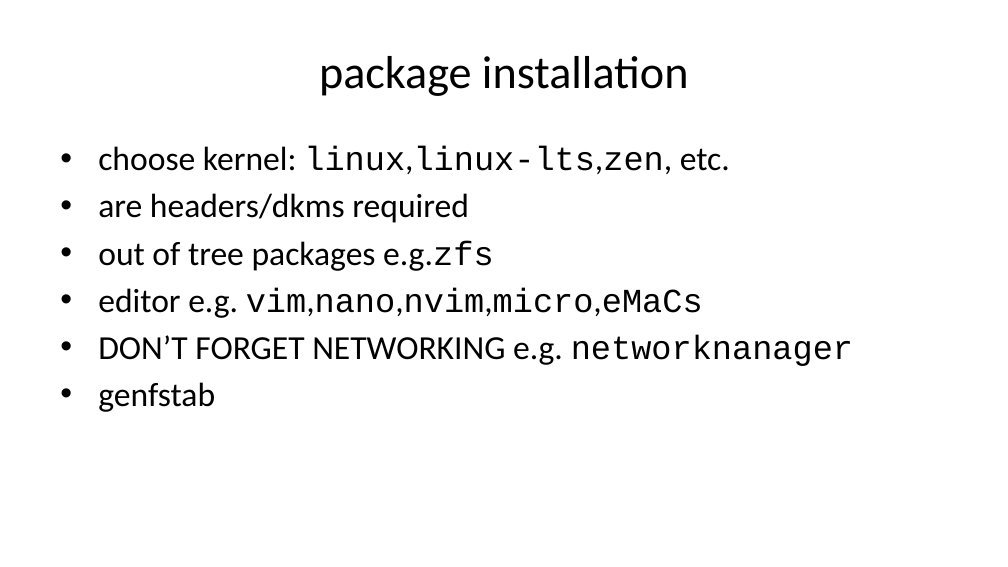
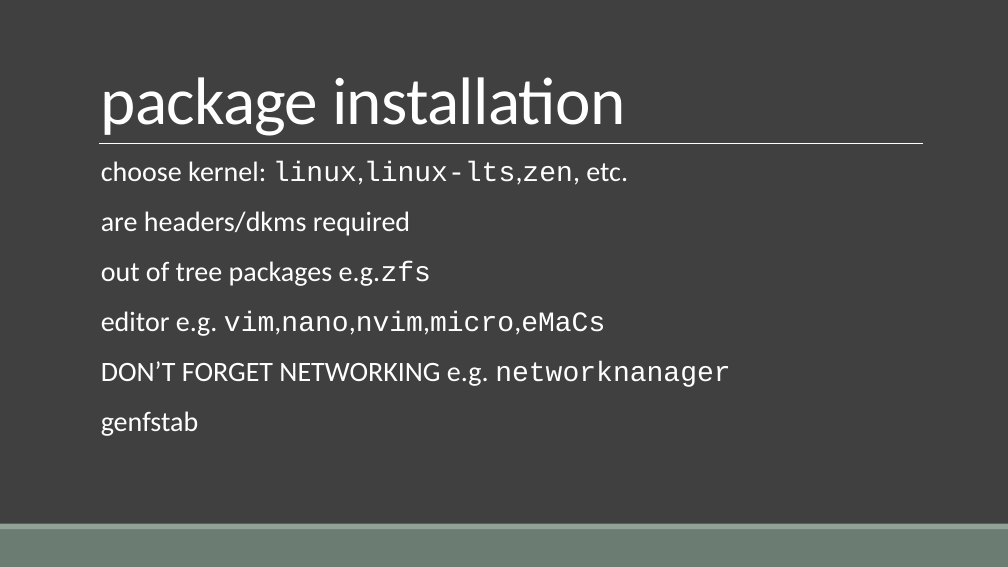
Before and after one commit to dhelgerson/oss-club, a slide deck: slide 15 of archinstall.pptx. Drawn at 1008x567 pixels with LibreOffice and Linux fonts; fonts in the diff are those of the drawing. Boxes give left, top, right and bottom in pixels: in the first picture for what was removed or moved away, otherwise in the second. Text is boxed around its words. In the diff, an @@ line names an element or a change of style, - is before the commit and + after.

```diff
--- a/archinstall.pptx
+++ b/archinstall.pptx
@@ background #FFFFFF to #404040 @@
@@ title "package installation": place and size @@
-title "package installation" at bbox=[319, 56, 689, 96]
+title "package installation" at bbox=[101, 77, 625, 136]
@@ title "package installation" at bbox=[101, 77, 625, 136]: size 33 to 48 pt, text colour #000000 to #FFFFFF, letter spacing 0 to -0.5 pt; alignment centre to left; line spacing 1 to 0.85; vertical alignment middle to bottom @@
@@ line added from (99, 144) to (922, 144), #FFFFFF 0.5 pt @@
@@ text "choose kernel: linux,linux-lts,zen, etc.": place and size @@
-text "choose kernel: linux,linux-lts,zen, etc." at bbox=[98, 146, 853, 412]
+text "choose kernel: linux,linux-lts,zen, etc." at bbox=[101, 161, 730, 436]
@@ text "choose kernel: linux,linux-lts,zen, etc." at bbox=[101, 161, 730, 436]: size 24 to 20 pt, text colour #000000 to #FFFFFF; bullet • to  ; line spacing 1 to 0.9; more space between paragraphs @@
@@ rectangle added at bbox=[0, 529, 1008, 567], fill #6B7D72 @@
@@ rectangle added at bbox=[0, 524, 1008, 529], fill #93A299 @@
```
Also in this commit, not shown: 23 other slides changed.
